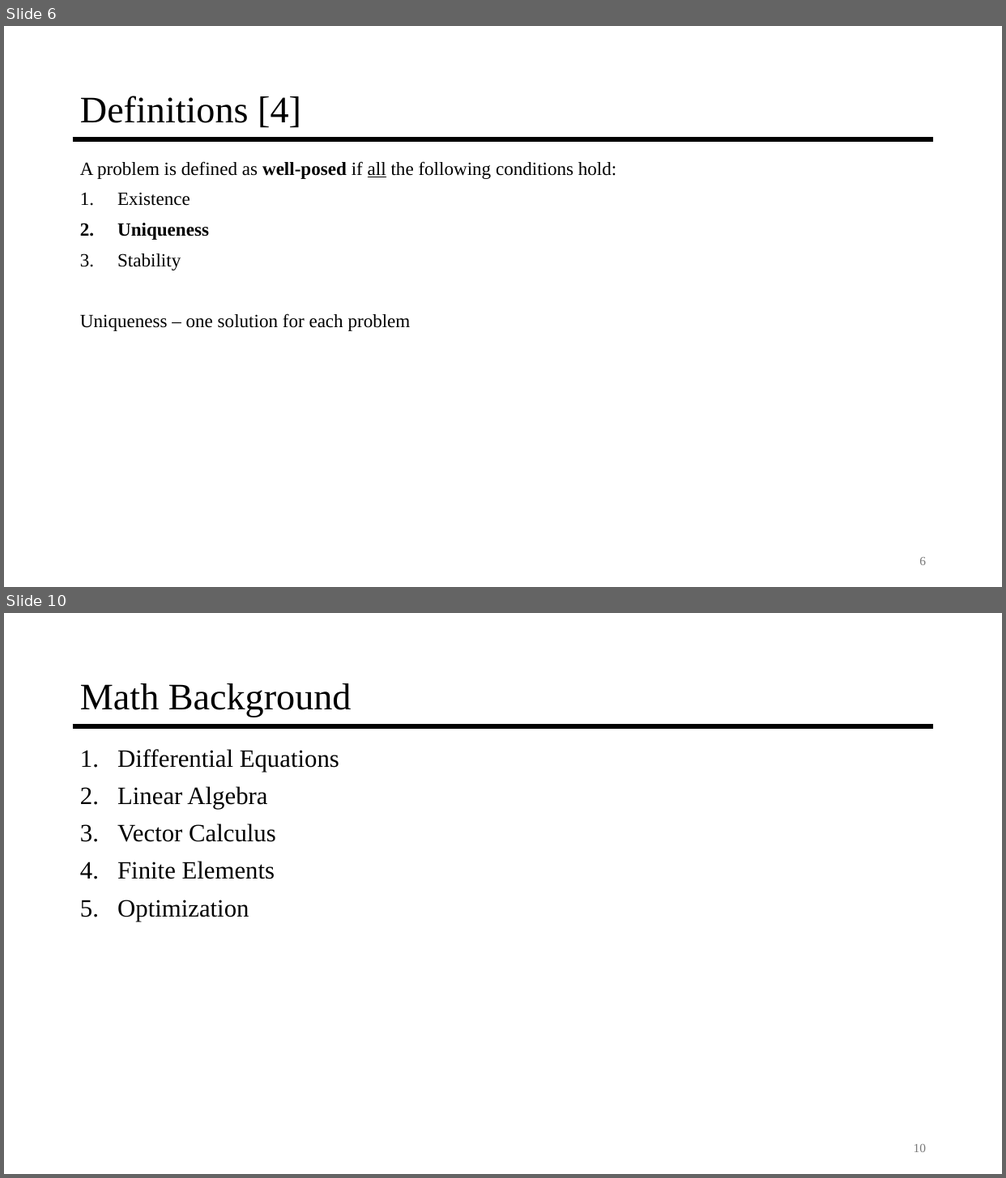
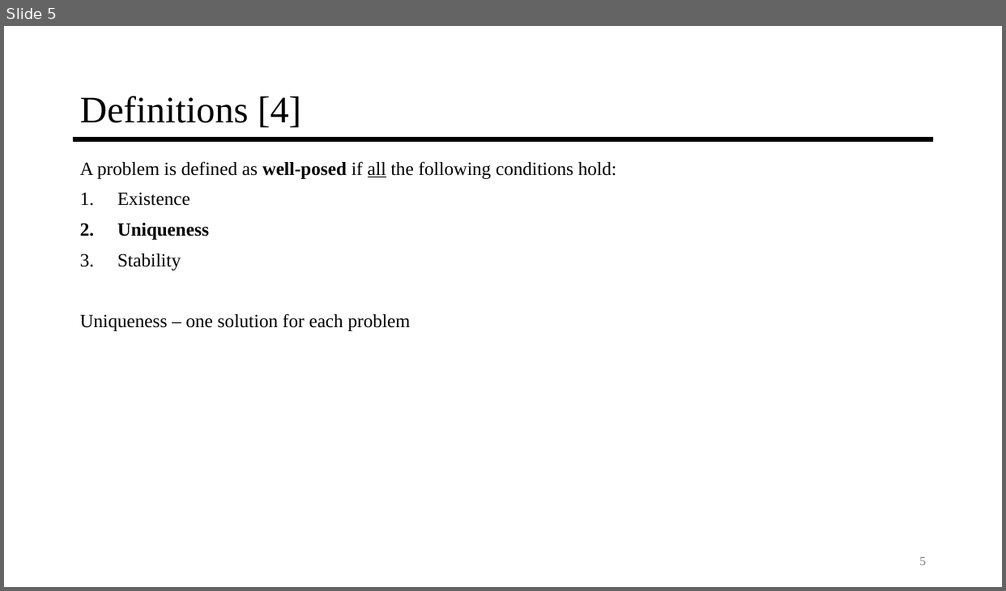
Before and after one commit to jyarch/inverse-mechanics-course, a slide deck: 0-Introduction/0-Introduction.pptx. Shown one above the other, each under a label of ours: slides 6 and 10 before the commit, slide 5 after it; the slides between them are not shown. The pictures are 1006x1178 and 1006x591 pixels, drawn with LibreOffice and Linux fonts; fonts in the diff are those of the drawing. Boxes give left, top, right and bottom in pixels: in the first picture for what was removed or moved away, otherwise in the second. Text is boxed around its words. In the diff, an @@ line names an element or a change of style, - is before the commit and + after.

```diff
--- a/0-Introduction/0-Introduction.pptx
+++ b/0-Introduction/0-Introduction.pptx
@@ slide 10 removed at (4,613,1002,1174), background #FFFFFF; not listed: 1 template element that a slide beside it also shows @@
@@ title removed at (80,683,351,717) @@
-Math Background
@@ text removed at (117,749,339,922) @@
-1. Differential Equations
-2. Linear Algebra
-3. Vector Calculus
-4. Finite Elements
-5. Optimization
@@ page number removed at (914,1144,926,1152) @@
-10
@@ what was slide 6 is now slide 5 @@
@@ page number at (919,557,926,565): text changed @@
-6
+5
```
Also in this commit, not shown: 3 slides changed, 1 slide added, 7 other slides removed, 2 other files.
